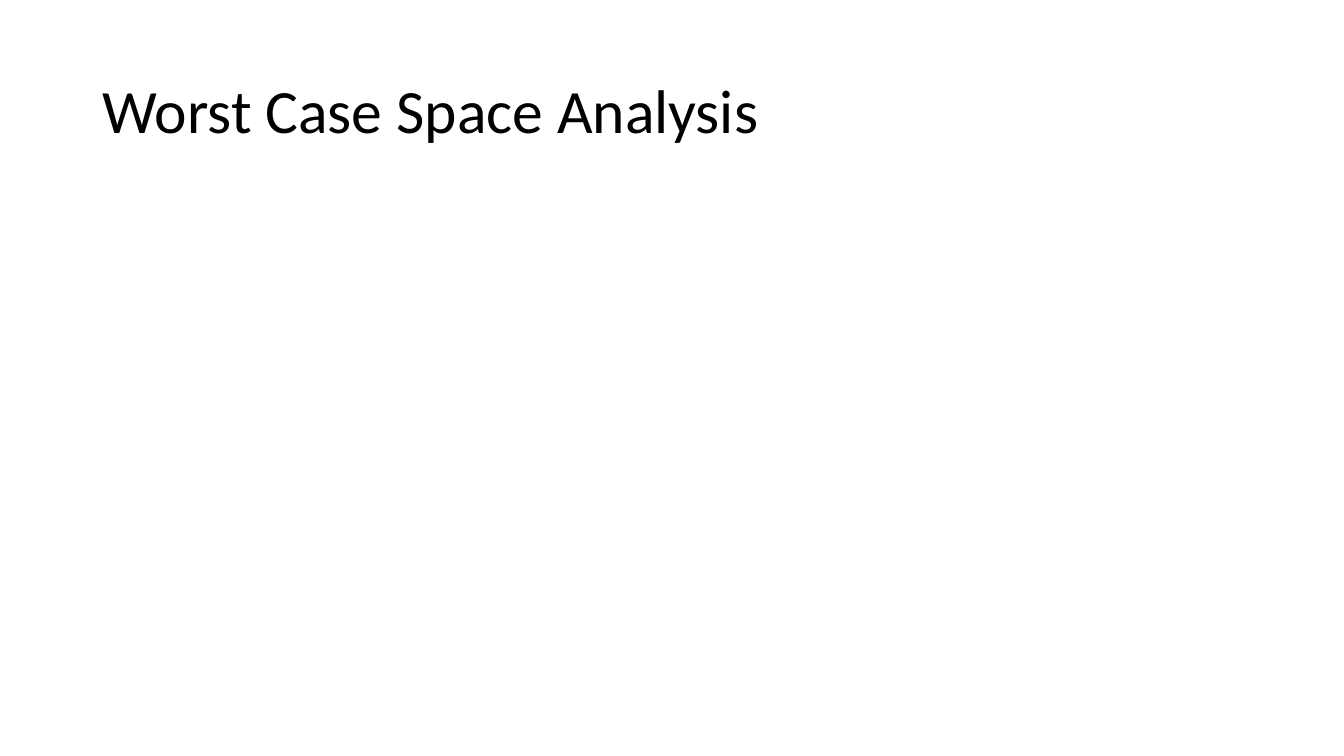
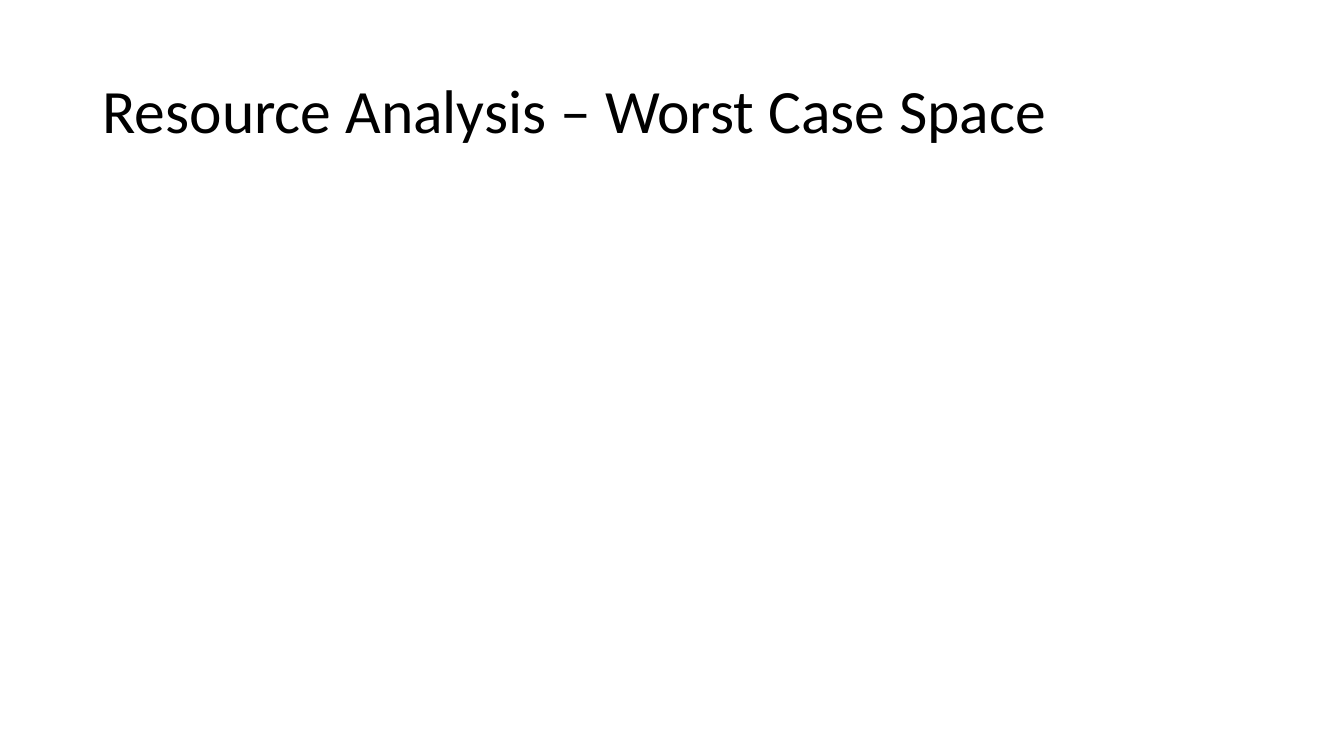
Before and after one commit to natebrunelle/cse332, a slide deck: slide 20 of markdown/files/slides/lecture2_analysis1.pptx. Drawn at 1344x756 pixels with LibreOffice and Linux fonts; fonts in the diff are those of the drawing; grey boxes stand for pictures. Boxes give left, top, right and bottom in pixels: in the first picture for what was removed or moved away, otherwise in the second. Text is boxed around its words. In the diff, an @@ line names an element or a change of style, - is before the commit and + after.

```diff
--- a/markdown/files/slides/lecture2_analysis1.pptx
+++ b/markdown/files/slides/lecture2_analysis1.pptx
@@ title at (x1=102, y1=90, x2=1046, y2=143): text changed @@
-Worst Case Space Analysis
+Resource Analysis – Worst Case Space
```
Also in this commit, not shown: 12 other slides changed, 7 slides added, 3 slides removed, 2 other files.
